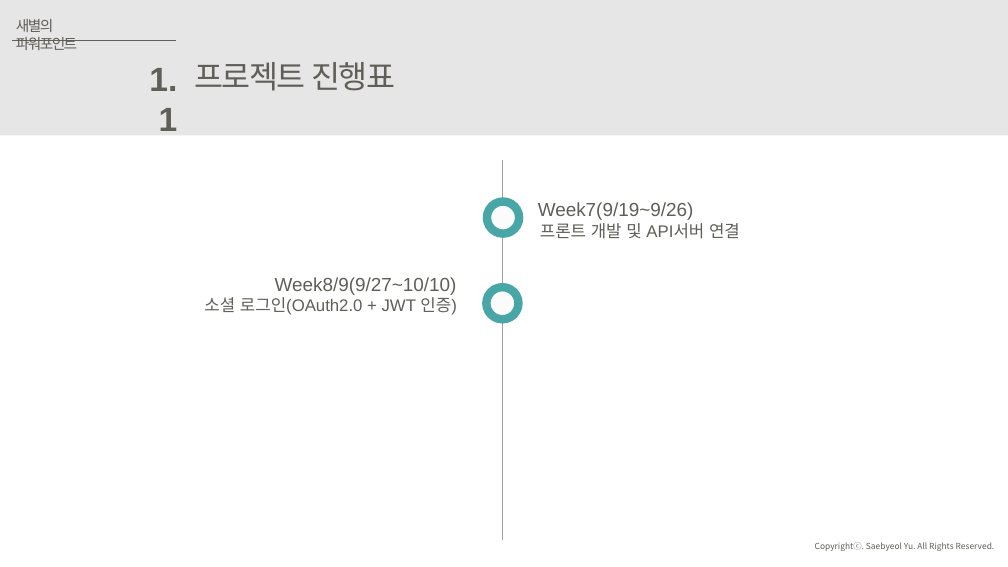
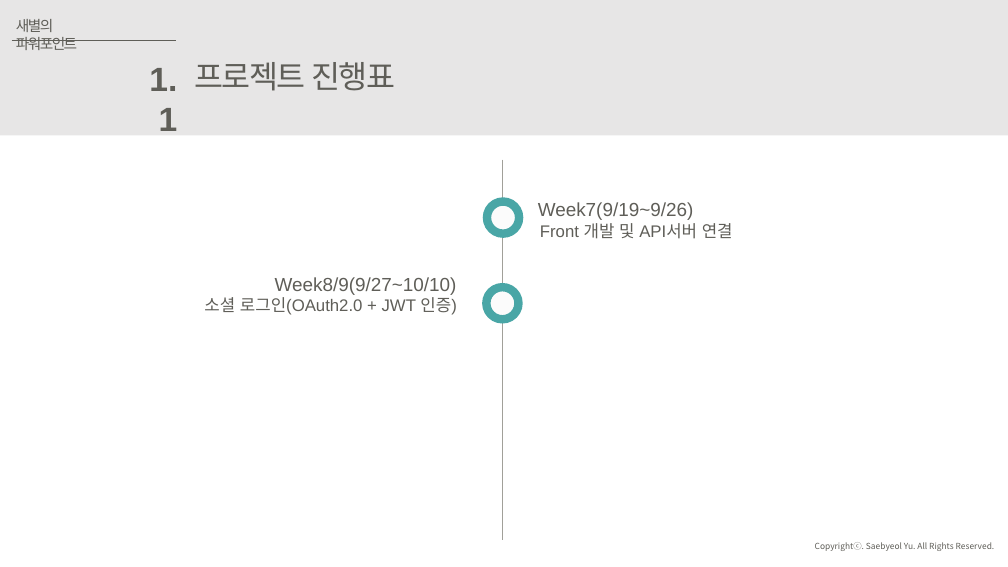
Before and after one commit to JuJinPark/interproject-process, a slide deck: slide 6 of 발표/internProject(20191010).pptx. Drawn at 1008x567 pixels with LibreOffice and Linux fonts; fonts in the diff are those of the drawing. Boxes give left, top, right and bottom in pixels: in the first picture for what was removed or moved away, otherwise in the second. Text is boxed around its words. In the diff, an @@ line names an element or a change of style, - is before the commit and + after.

```diff
--- a/발표/internProject(20191010).pptx
+++ b/발표/internProject(20191010).pptx
@@ text at box(540, 223, 733, 239): text changed @@
-프론트 개발 및 API서버 연결
+Front 개발 및 API서버 연결
```
Also in this commit, not shown: 13 other slides changed, 2 slides added, 12 slides removed, 3 other files.
